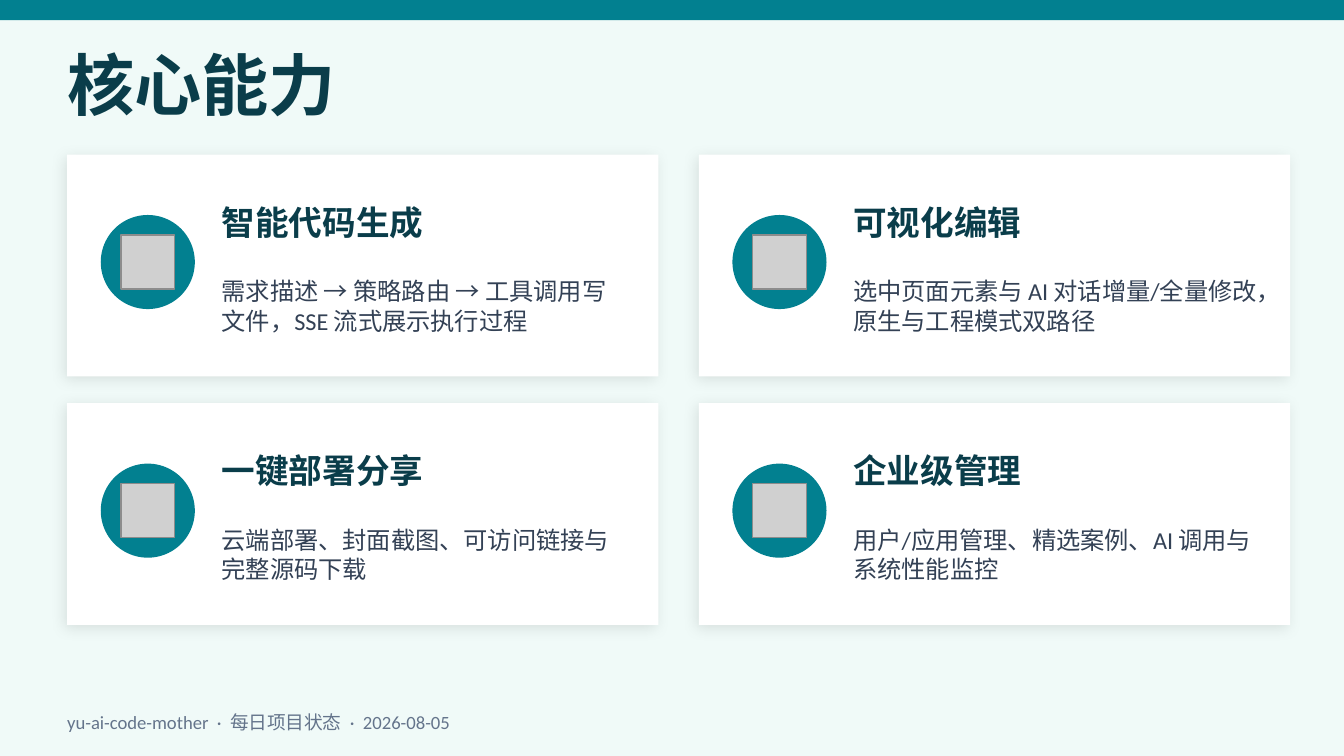
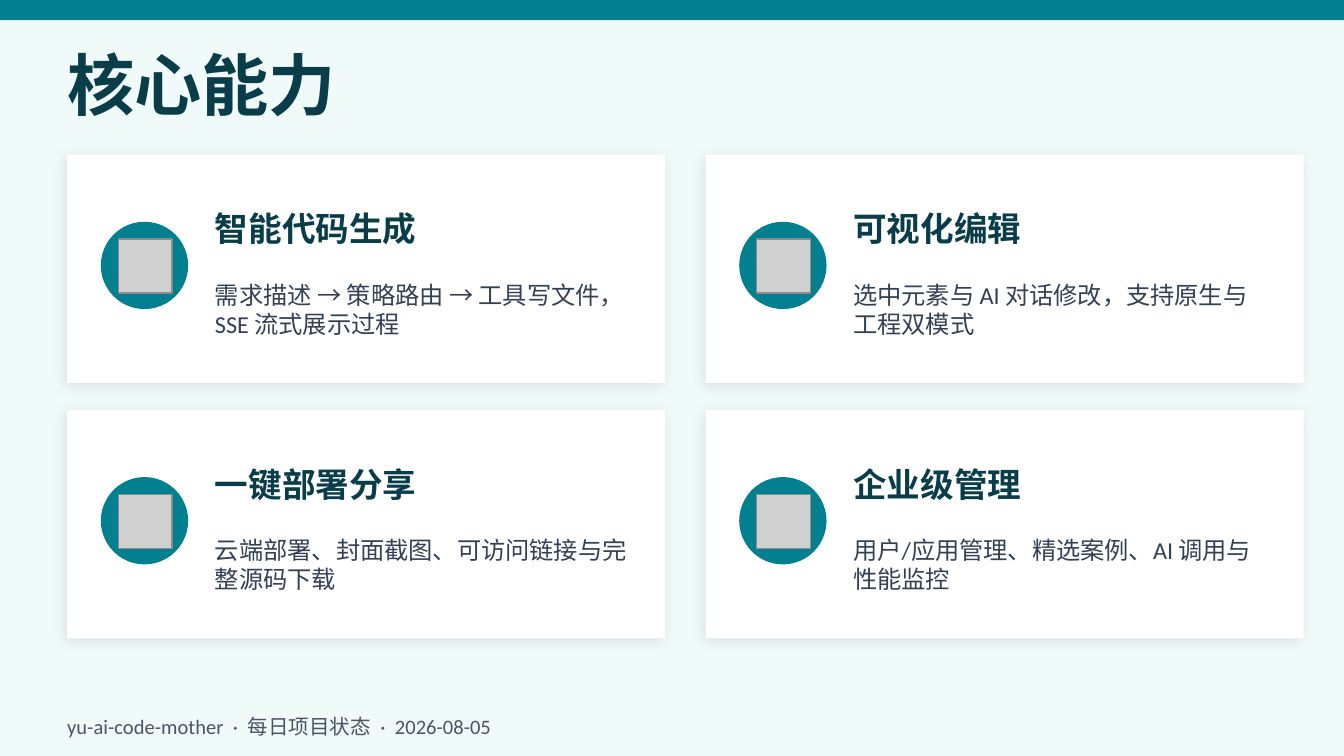
Before and after one commit to liyupi/yu-ai-code-mother, a slide deck: slide 3 of docs/reports/project-status-2026-08-05.pptx. Drawn at 1344x756 pixels with LibreOffice and Linux fonts; fonts in the diff are those of the drawing; grey boxes stand for pictures. Boxes give left, top, right and bottom in pixels: in the first picture for what was removed or moved away, otherwise in the second. Text is boxed around its words. In the diff, an @@ line names an element or a change of style, - is before the commit and + after.

```diff
--- a/docs/reports/project-status-2026-08-05.pptx
+++ b/docs/reports/project-status-2026-08-05.pptx
@@ rectangle: place and size @@
-rectangle at bbox=[67, 155, 659, 376]
+rectangle at bbox=[67, 155, 665, 383]
@@ rectangle: place and size @@
-rectangle at bbox=[699, 155, 1290, 376]
+rectangle at bbox=[706, 155, 1304, 383]
@@ text "智能代码生成": place and size @@
-text "智能代码生成" at bbox=[222, 206, 424, 238]
+text "智能代码生成" at bbox=[215, 212, 417, 244]
@@ text "可视化编辑": place and size @@
-text "可视化编辑" at bbox=[853, 206, 1021, 238]
+text "可视化编辑" at bbox=[853, 212, 1021, 244]
@@ ellipse: place and size @@
-ellipse at bbox=[101, 215, 195, 309]
+ellipse at bbox=[101, 222, 188, 309]
@@ picture: place and size @@
-picture at bbox=[121, 235, 175, 289]
+picture at bbox=[118, 239, 172, 293]
@@ ellipse: place and size @@
-ellipse at bbox=[732, 215, 827, 309]
+ellipse at bbox=[739, 222, 827, 309]
@@ picture: place and size @@
-picture at bbox=[753, 235, 806, 289]
+picture at bbox=[757, 239, 810, 293]
@@ text at bbox=[215, 283, 624, 335]: text changed @@
-需求描述 → 策略路由 → 工具调用写文件，SSE 流式展示执行过程
+需求描述 → 策略路由 → 工具写文件，SSE 流式展示过程
@@ text at bbox=[853, 283, 1247, 335]: text changed @@
-选中页面元素与 AI 对话增量/全量修改，原生与工程模式双路径
+选中元素与 AI 对话修改，支持原生与工程双模式
@@ rectangle: place and size @@
-rectangle at bbox=[67, 403, 659, 625]
+rectangle at bbox=[67, 410, 665, 638]
@@ rectangle: place and size @@
-rectangle at bbox=[699, 403, 1290, 625]
+rectangle at bbox=[706, 410, 1304, 638]
@@ ellipse: place and size @@
-ellipse at bbox=[101, 464, 195, 558]
+ellipse at bbox=[101, 477, 188, 564]
@@ text "一键部署分享": place and size @@
-text "一键部署分享" at bbox=[222, 454, 424, 486]
+text "一键部署分享" at bbox=[215, 468, 417, 500]
@@ ellipse: place and size @@
-ellipse at bbox=[732, 464, 827, 558]
+ellipse at bbox=[739, 477, 827, 564]
@@ text "企业级管理": place and size @@
-text "企业级管理" at bbox=[853, 454, 1021, 486]
+text "企业级管理" at bbox=[853, 468, 1021, 500]
@@ picture: place and size @@
-picture at bbox=[121, 484, 175, 538]
+picture at bbox=[118, 495, 172, 548]
@@ picture: place and size @@
-picture at bbox=[753, 484, 806, 538]
+picture at bbox=[757, 495, 810, 548]
@@ text "云端部署、封面截图、可访问链接与完整源码下载" rewrapped from bbox=[222, 528, 609, 580] to bbox=[215, 538, 627, 590] @@
@@ text at bbox=[853, 538, 1252, 590]: text changed @@
-用户/应用管理、精选案例、AI 调用与系统性能监控
+用户/应用管理、精选案例、AI 调用与性能监控
@@ text "yu-ai-code-mother · 每日项目状态 · 2026-08-05" at bbox=[67, 716, 491, 738]: size 10 to 11 pt, text colour #64748B to #475569 @@
```
Also in this commit, not shown: 9 other slides changed.
